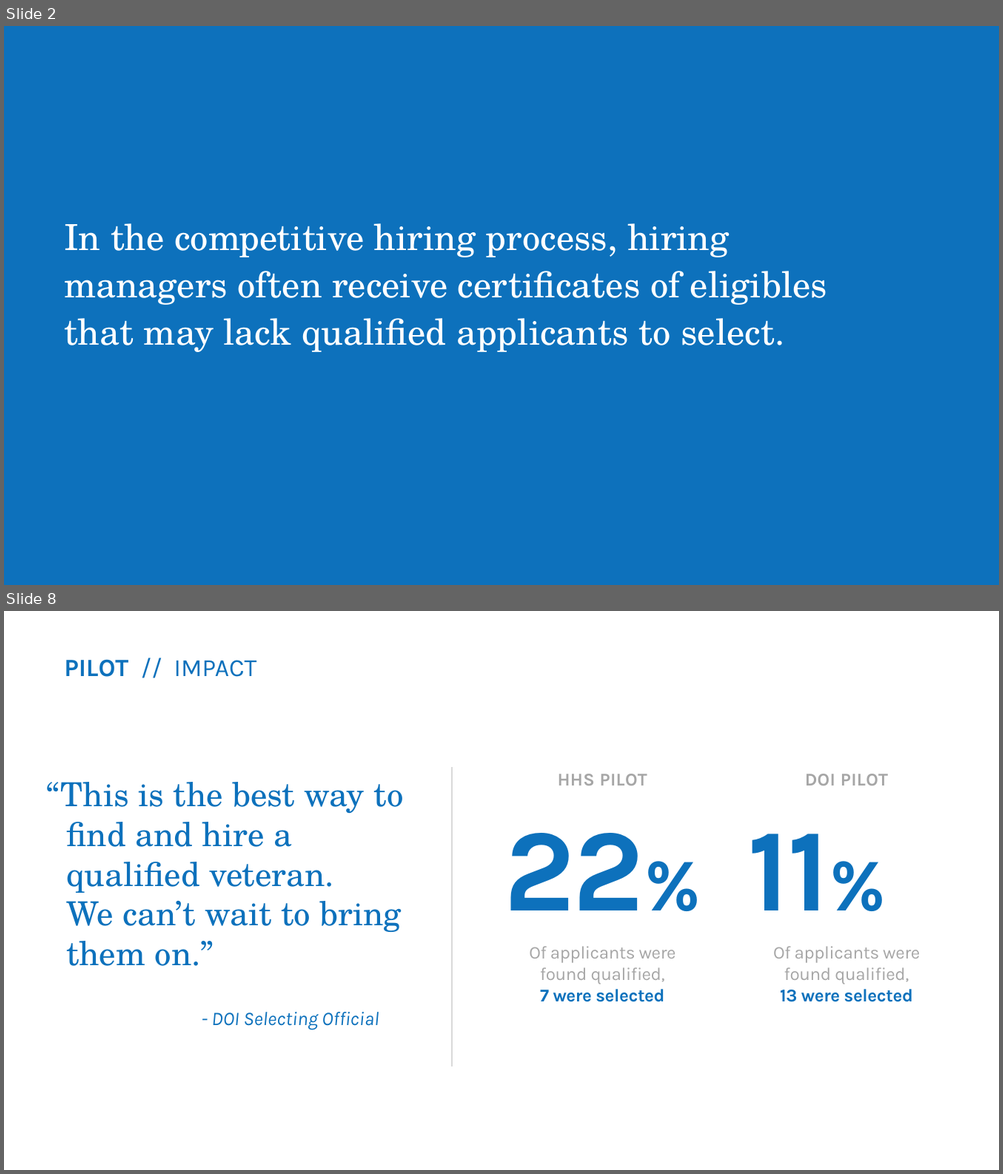
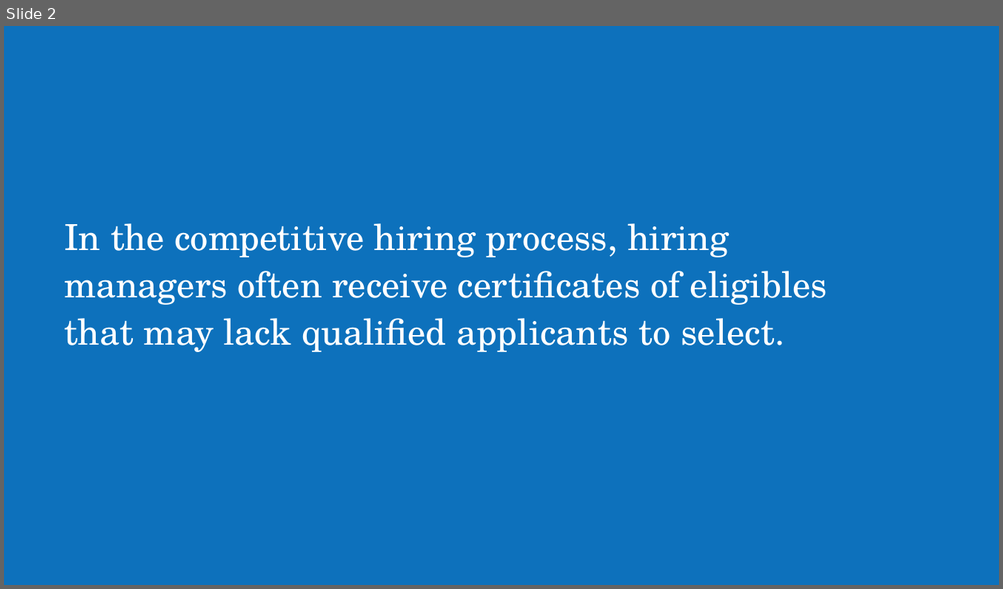
Before and after one commit to usds/SME-QA-Website, a slide deck: toolkit/getting-started/sme-qa-for-participants.pptx. Shown one above the other, each under a label of ours: slides 2 and 8 before the commit, slide 2 after it; the slides between them are not shown. The pictures are 1003x1174 and 1003x589 pixels, drawn with LibreOffice and Linux fonts; fonts in the diff are those of the drawing. Boxes give left, top, right and bottom in pixels: in the first picture for what was removed or moved away, otherwise in the second. Text is boxed around its words. In the diff, an @@ line names an element or a change of style, - is before the commit and + after.

```diff
--- a/toolkit/getting-started/sme-qa-for-participants.pptx
+++ b/toolkit/getting-started/sme-qa-for-participants.pptx
@@ slide 8 removed at [4, 611, 999, 1170], background #FFFFFF @@
@@ text removed at [64, 659, 257, 677] @@
-PILOT // IMPACT
@@ text removed at [47, 782, 403, 966] @@
-“This is the best way to find and hire a qualified veteran.
-We can’t wait to bring them on.”
@@ line removed from (452, 767) to (452, 1067) @@
@@ text removed at [558, 774, 647, 786] @@
-HHS PILOT
@@ text removed at [805, 774, 888, 786] @@
-DOI PILOT
@@ text removed at [504, 833, 643, 911] @@
-22%
@@ text removed at [748, 834, 829, 911] @@
-11%
@@ text removed at [529, 946, 676, 1002] @@
-Of applicants were found qualified,
-7 were selected
@@ text removed at [773, 946, 919, 1002] @@
-Of applicants were found qualified,
-13 were selected
@@ text removed at [211, 1012, 378, 1030] @@
-- DOI Selecting Official
```
Also in this commit, not shown: 2 slides changed, 3 slides added, 9 other slides removed, 1 other file.
